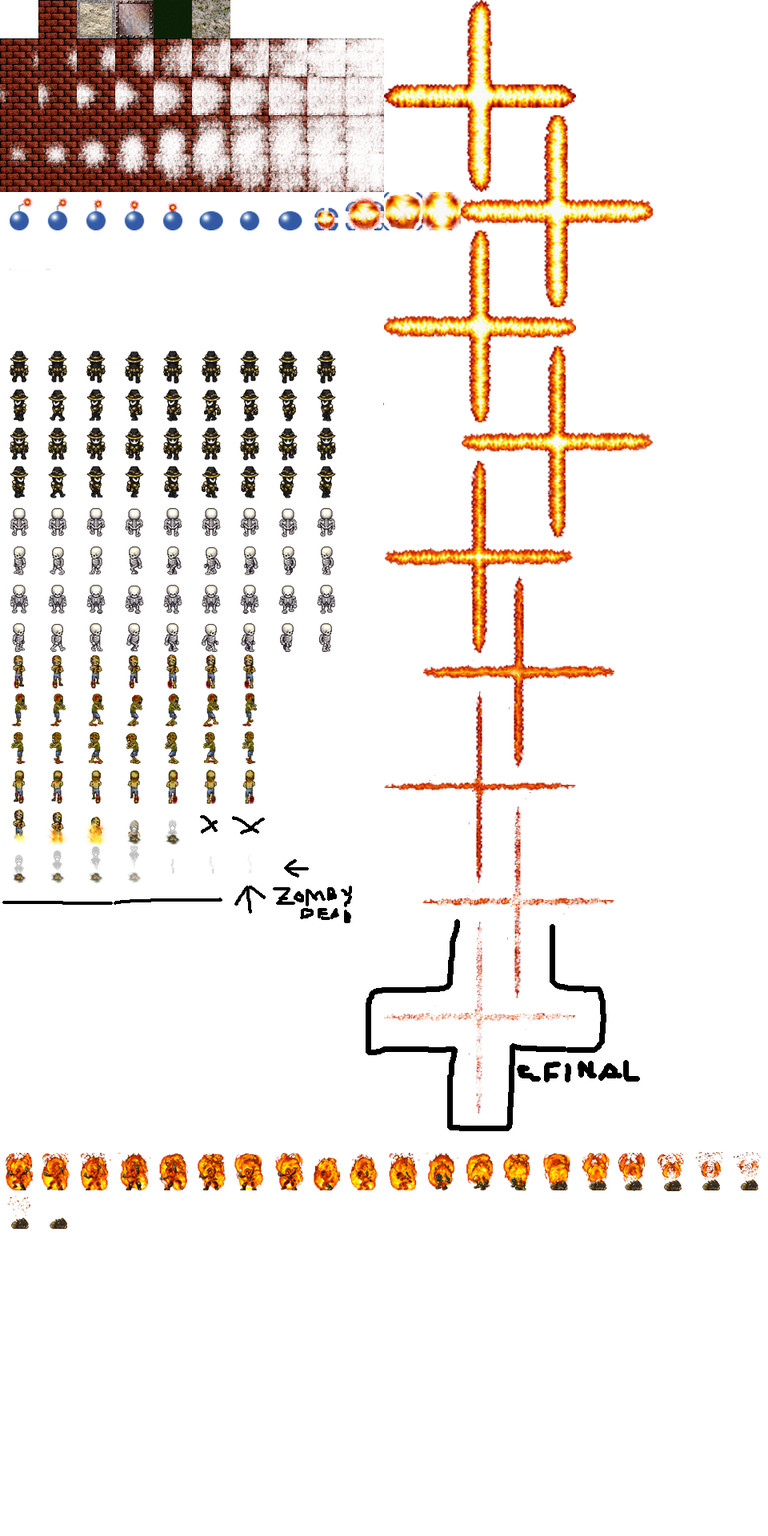
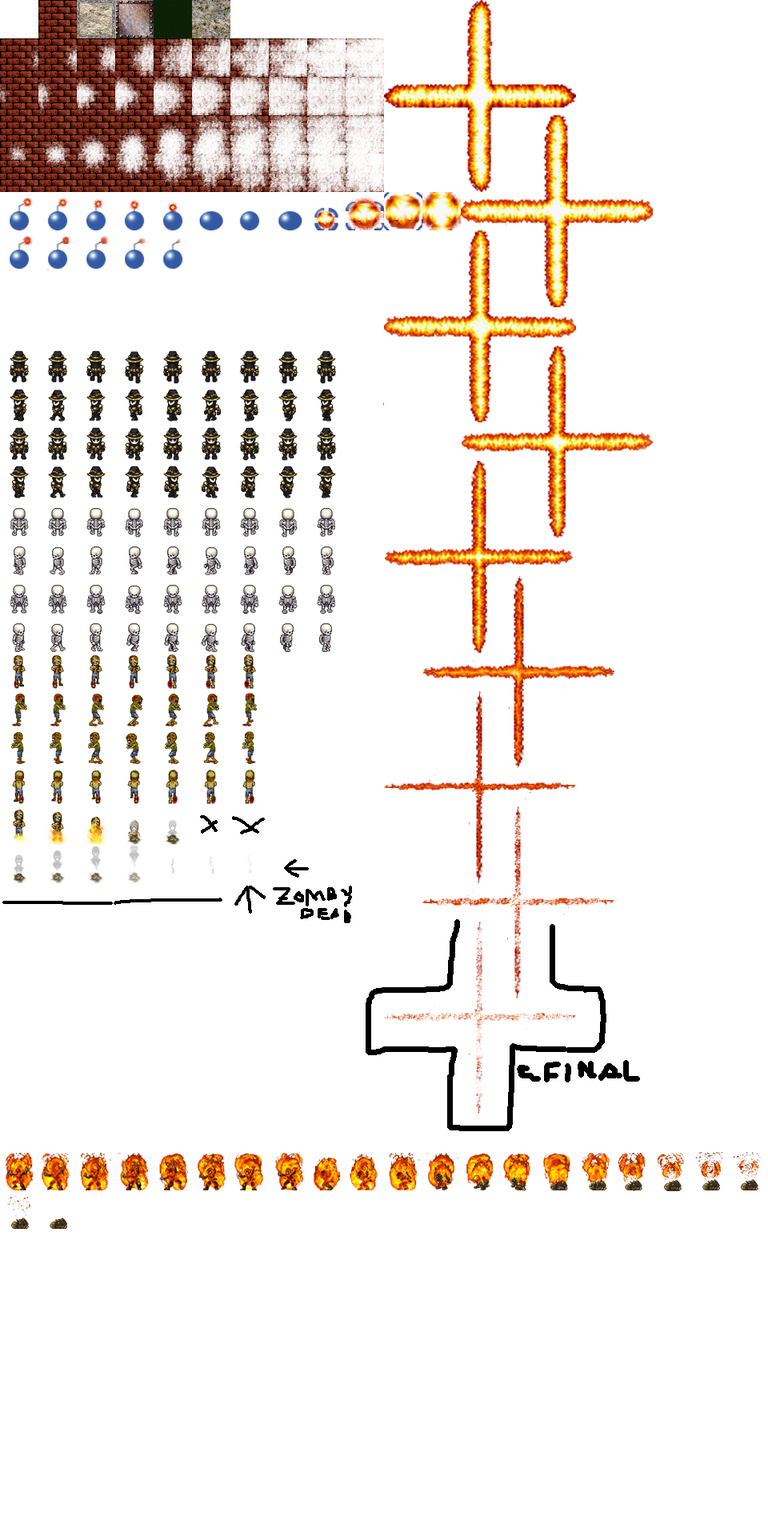
Revision of a layered 768x1536 image; what changed, layer by layer:
painted on "Слой 1" over <box>8,235,188,269</box>
